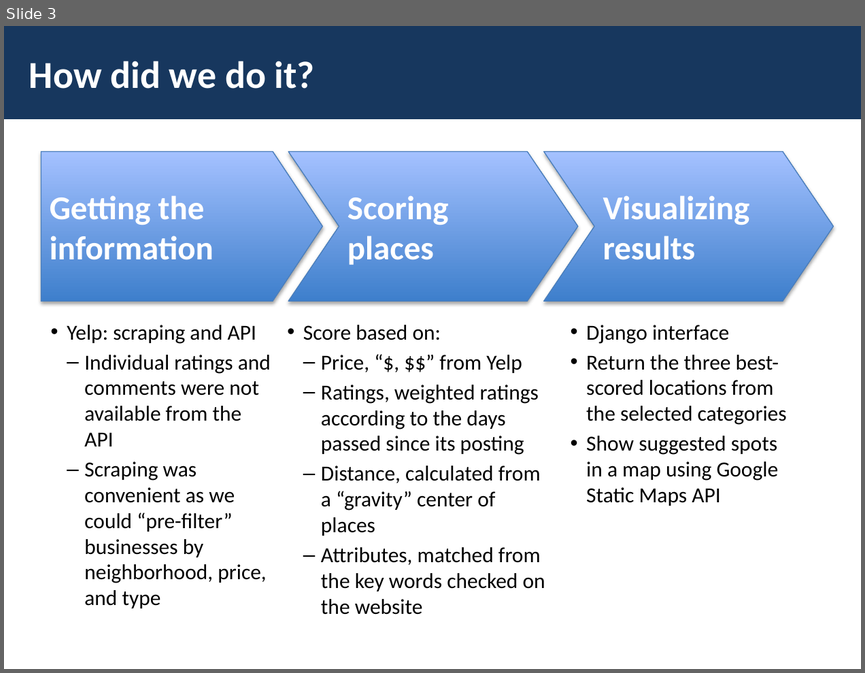
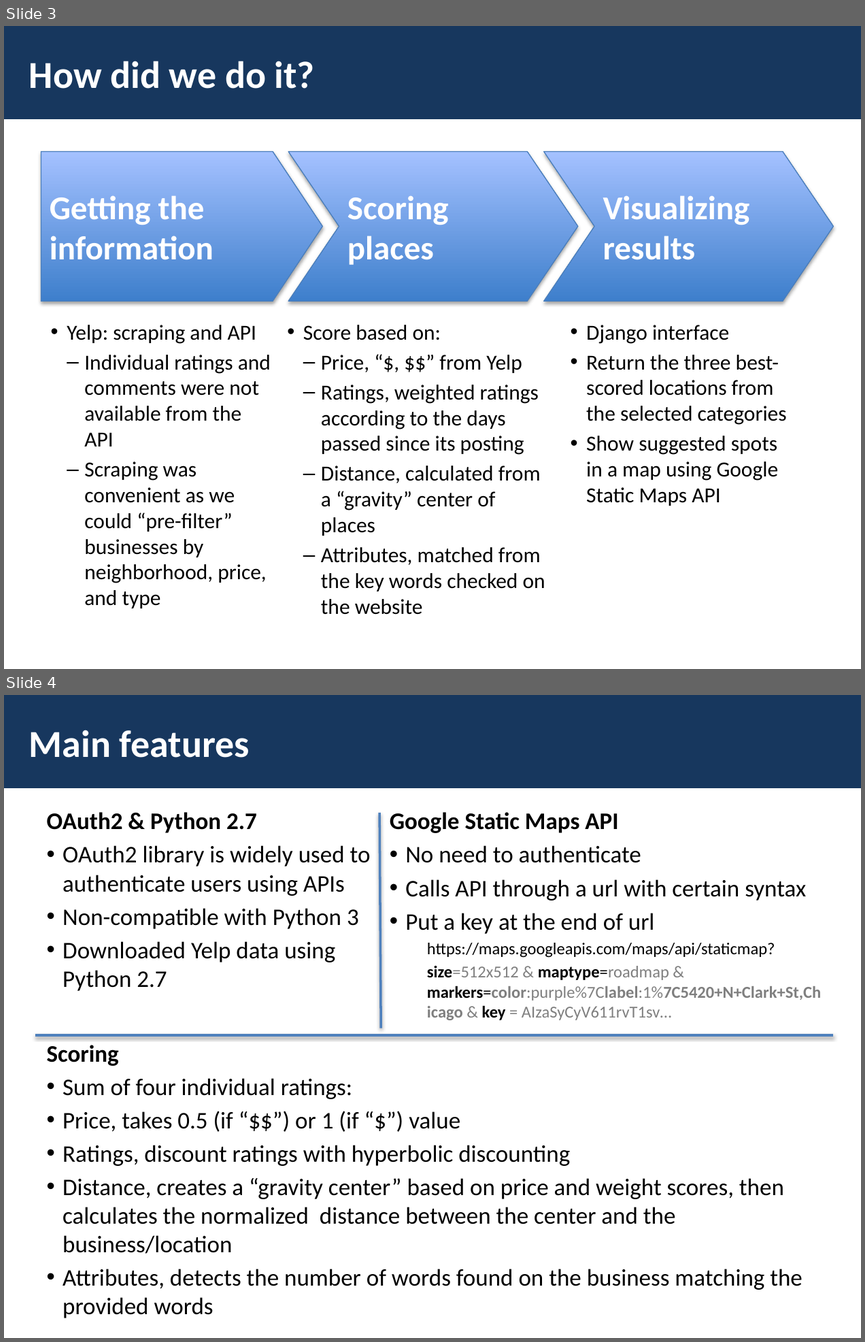
Before and after one commit to hectorsalvador/CS122, a slide deck: Proposal/20160310 Cheap Chicago.pptx. Shown one above the other, each under a label of ours: slide 3 before the commit, slides 3 and 4 after it. The pictures are 865x673 and 865x1342 pixels, drawn with LibreOffice and Linux fonts; fonts in the diff are those of the drawing. Boxes give left, top, right and bottom in pixels: in the first picture for what was removed or moved away, otherwise in the second. Text is boxed around its words. In the diff, an @@ line names an element or a change of style, - is before the commit and + after.

```diff
--- a/Proposal/20160310 Cheap Chicago.pptx
+++ b/Proposal/20160310 Cheap Chicago.pptx
@@ slide 4 added at (4, 695, 861, 1338), background #FFFFFF; not listed: 1 template element that a slide beside it also shows @@
@@ title added at (29, 730, 249, 758), 32 pt, text #FFFFFF, bold @@
+Main features
@@ text added at (47, 812, 371, 991), 20 pt, text #000000 @@
+OAuth2 & Python 2.7
+• OAuth2 library is widely used to authenticate users using APIs
+• Non-compatible with Python 3
+• Downloaded Yelp data using Python 2.7
@@ line added from (379, 813) to (381, 1028), #4F81BD 2 pt @@
@@ text added at (390, 812, 821, 1020), 14 pt, text #000000 @@
+Google Static Maps API
+• No need to authenticate
+• Calls API through a url with certain syntax
+• Put a key at the end of url
+  https://maps.googleapis.com/maps/api/staticmap?
+  size=512x512 & maptype=roadmap & markers=color:purple%7Clabel:1%7C5420+N+Clark+St,Chicago & key = AIzaSyCyV611rvT1sv…
@@ line added from (35, 1035) to (832, 1035), #4F81BD 2 pt @@
@@ text added at (47, 1045, 802, 1318), 20 pt, text #000000 @@
+Scoring
+  • Sum of four individual ratings:
+  • Price, takes 0.5 (if “$$”) or 1 (if “$”) value
+  • Ratings, discount ratings with hyperbolic discounting
+  • Distance, creates a “gravity center” based on price and weight scores, then calculates the normalized distance between the center and the business/location
+  • Attributes, detects the number of words found on the business matching the provided words
```
Also in this commit, not shown: 3 slides changed, 1 other slide added, 1 other file.
